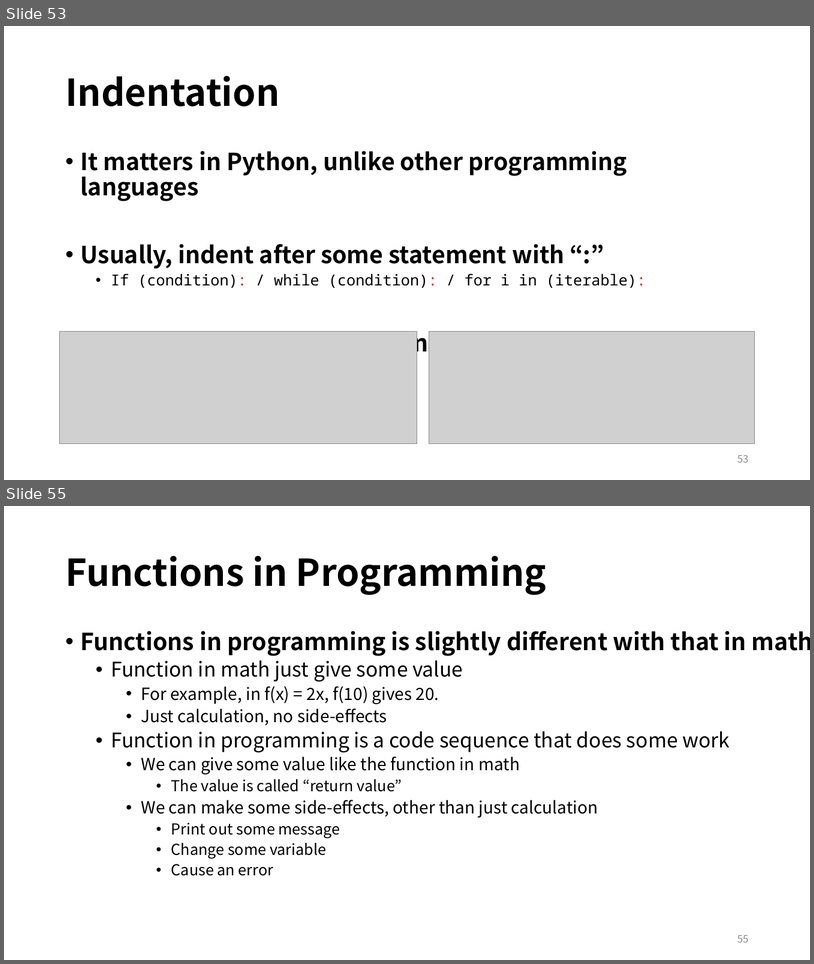
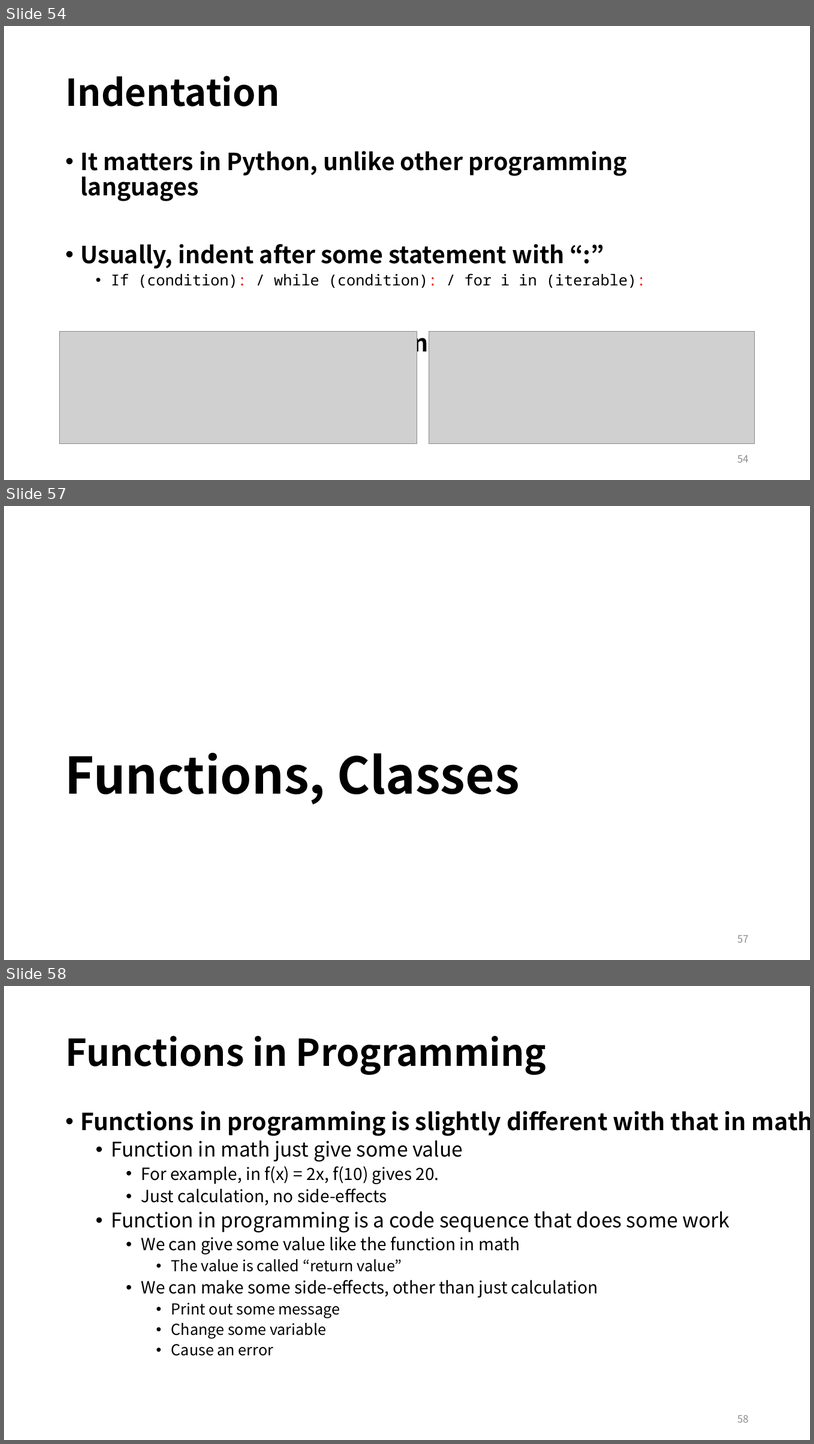
Before and after one commit to EunSeong-Park/EunSeong-Park.github.io, a slide deck: contents/2020_ITinerary/assets/session_1/preclass.pptx. Shown one above the other, each under a label of ours: slides 53 and 55 before the commit, slides 54, 57 and 58 after it; the slides between them are not shown. The pictures are 814x964 and 814x1444 pixels, drawn with LibreOffice and Linux fonts; fonts in the diff are those of the drawing; grey boxes stand for pictures. Boxes give left, top, right and bottom in pixels: in the first picture for what was removed or moved away, otherwise in the second. Text is boxed around its words. In the diff, an @@ line names an element or a change of style, - is before the commit and + after.

```diff
--- a/contents/2020_ITinerary/assets/session_1/preclass.pptx
+++ b/contents/2020_ITinerary/assets/session_1/preclass.pptx
@@ slide 57 added at box(4, 506, 810, 960), background #FFFFFF @@
@@ title added at box(65, 753, 520, 804), 60 pt, text #000000, bold @@
+Functions, Classes
@@ page number added at box(738, 935, 749, 942), 12 pt, text #8C8C8C @@
+57
@@ what was slide 53 is now slide 54 @@
@@ page number at box(738, 455, 749, 462): text changed @@
-53
+54
@@ what was slide 55 is now slide 58 @@
@@ page number at box(738, 1414, 749, 1422): text changed @@
-55
+58
```
Also in this commit, not shown: 2 other slides added, 3 other files.
